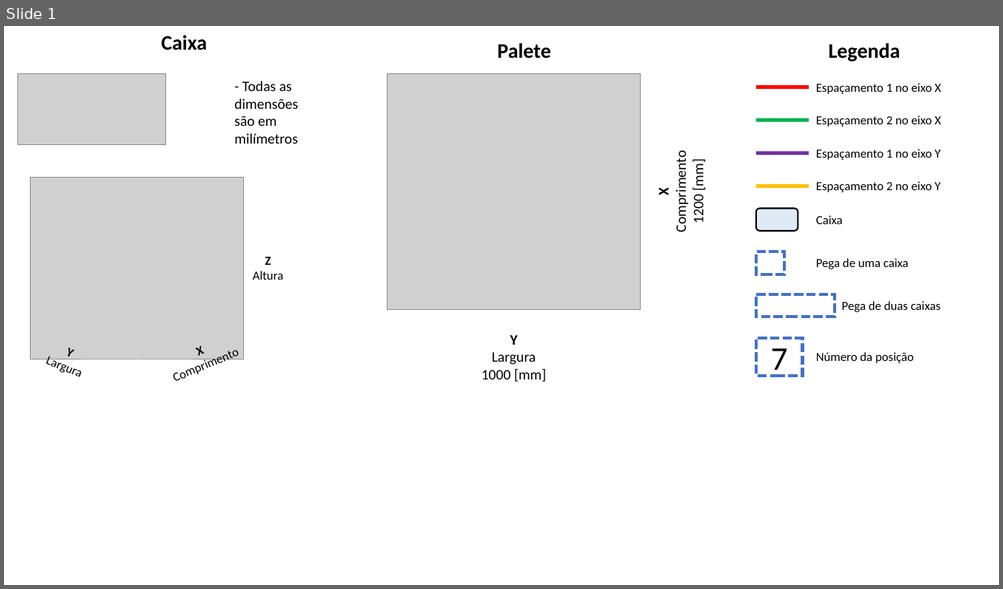
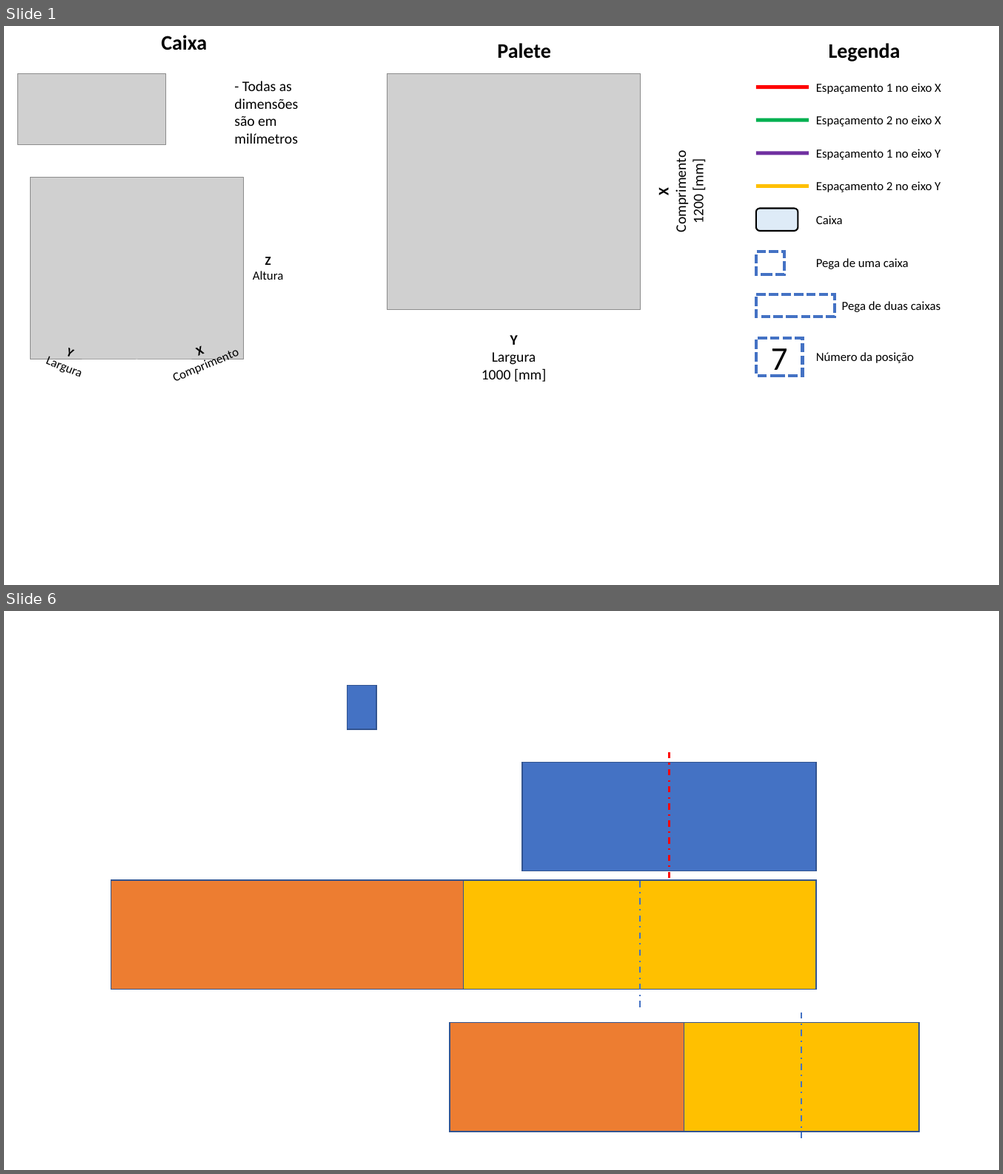
Before and after one commit to ptiago/ABB, a slide deck: Paletização_v1/Descritivo de produto.pptx. Shown one above the other, each under a label of ours: slide 1 before the commit, slides 1 and 6 after it; the slides between them are not shown. The pictures are 1003x589 and 1003x1174 pixels, drawn with LibreOffice and Linux fonts; fonts in the diff are those of the drawing; grey boxes stand for pictures. Boxes give left, top, right and bottom in pixels: in the first picture for what was removed or moved away, otherwise in the second. Text is boxed around its words. In the diff, an @@ line names an element or a change of style, - is before the commit and + after.

```diff
--- a/Paletização_v1/Descritivo de produto.pptx
+++ b/Paletização_v1/Descritivo de produto.pptx
@@ slide 6 added at (4,611,999,1170), background #FFFFFF @@
@@ rectangle added at (347,686,376,729), fill #4472C4, outline #325491 1 pt @@
@@ rectangle added at (523,763,817,871), fill #4472C4, outline #325491 1 pt @@
@@ line added from (669, 752) to (669, 881), #FF0000 1.5 pt dashed @@
@@ rectangle added at (111,880,463,989), fill #ED7D31, outline #325491 1 pt @@
@@ rectangle added at (464,880,816,989), fill #FFC000, outline #325491 1 pt @@
@@ line added from (640, 881) to (640, 1010), #4472C4 1.5 pt dashed @@
@@ rectangle added at (449,1023,685,1132), fill #ED7D31, outline #325491 1 pt @@
@@ rectangle added at (684,1023,919,1132), fill #FFC000, outline #325491 1 pt @@
@@ line added from (802, 1013) to (802, 1142), #4472C4 1.5 pt dashed @@
```
Also in this commit, not shown: 4 slides changed, 2 other files.
